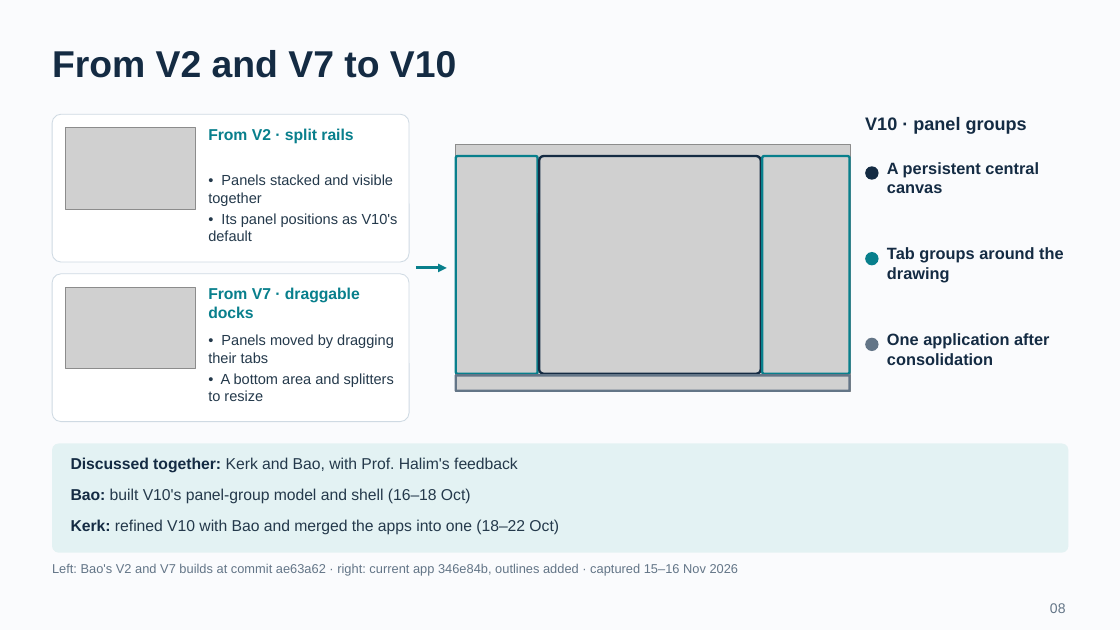
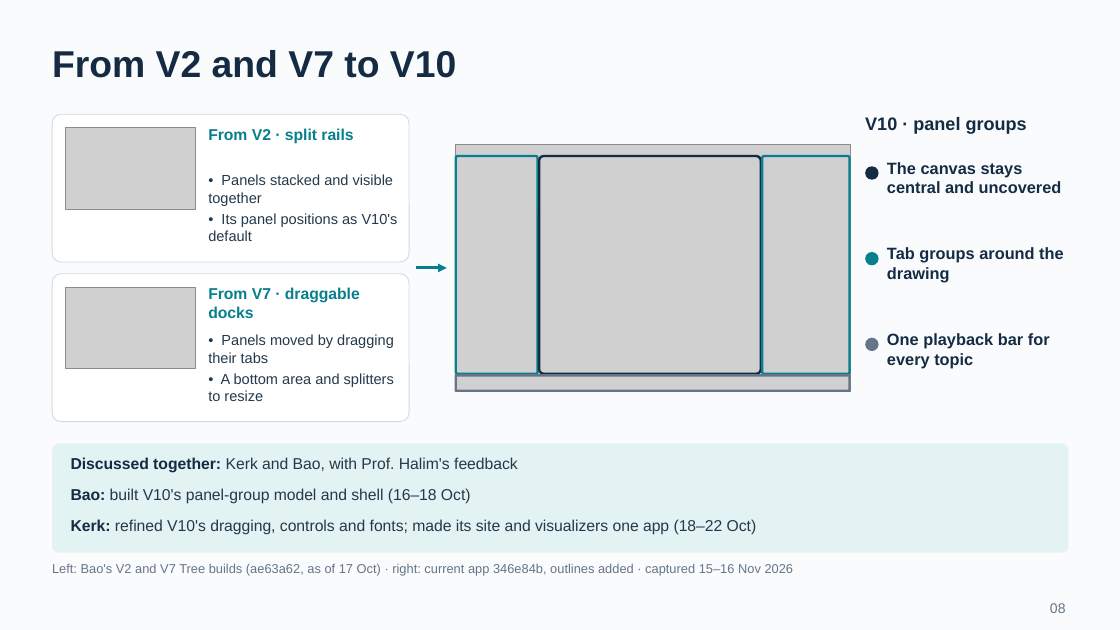
Before and after one commit to BJoozz/docsforfyp, a slide deck: slide 8 of presentation/VisuAlgo_CA_Presentation.pptx. Drawn at 1120x630 pixels with LibreOffice and Linux fonts; fonts in the diff are those of the drawing; grey boxes stand for pictures. Boxes give left, top, right and bottom in pixels: in the first picture for what was removed or moved away, otherwise in the second. Text is boxed around its words. In the diff, an @@ line names an element or a change of style, - is before the commit and + after.

```diff
--- a/presentation/VisuAlgo_CA_Presentation.pptx
+++ b/presentation/VisuAlgo_CA_Presentation.pptx
@@ text at [887,162,1062,193]: text changed @@
-A persistent central canvas
+The canvas stays central and uncovered
@@ text at [887,333,1050,368]: text changed @@
-One application after consolidation
+One playback bar for every topic
@@ text at [71,519,757,535]: text changed @@
-Kerk: refined V10 with Bao and merged the apps into one (18–22 Oct)
+Kerk: refined V10's dragging, controls and fonts; made its site and visualizers one app (18–22 Oct)
@@ text at [52,563,794,576]: text changed @@
-Left: Bao's V2 and V7 builds at commit ae63a62 · right: current app 346e84b, outlines added · captured 15–16 Nov 2026
+Left: Bao's V2 and V7 Tree builds (ae63a62, as of 17 Oct) · right: current app 346e84b, outlines added · captured 15–16 Nov 2026
```
Also in this commit, not shown: 2 other slides changed, 8 other files.
